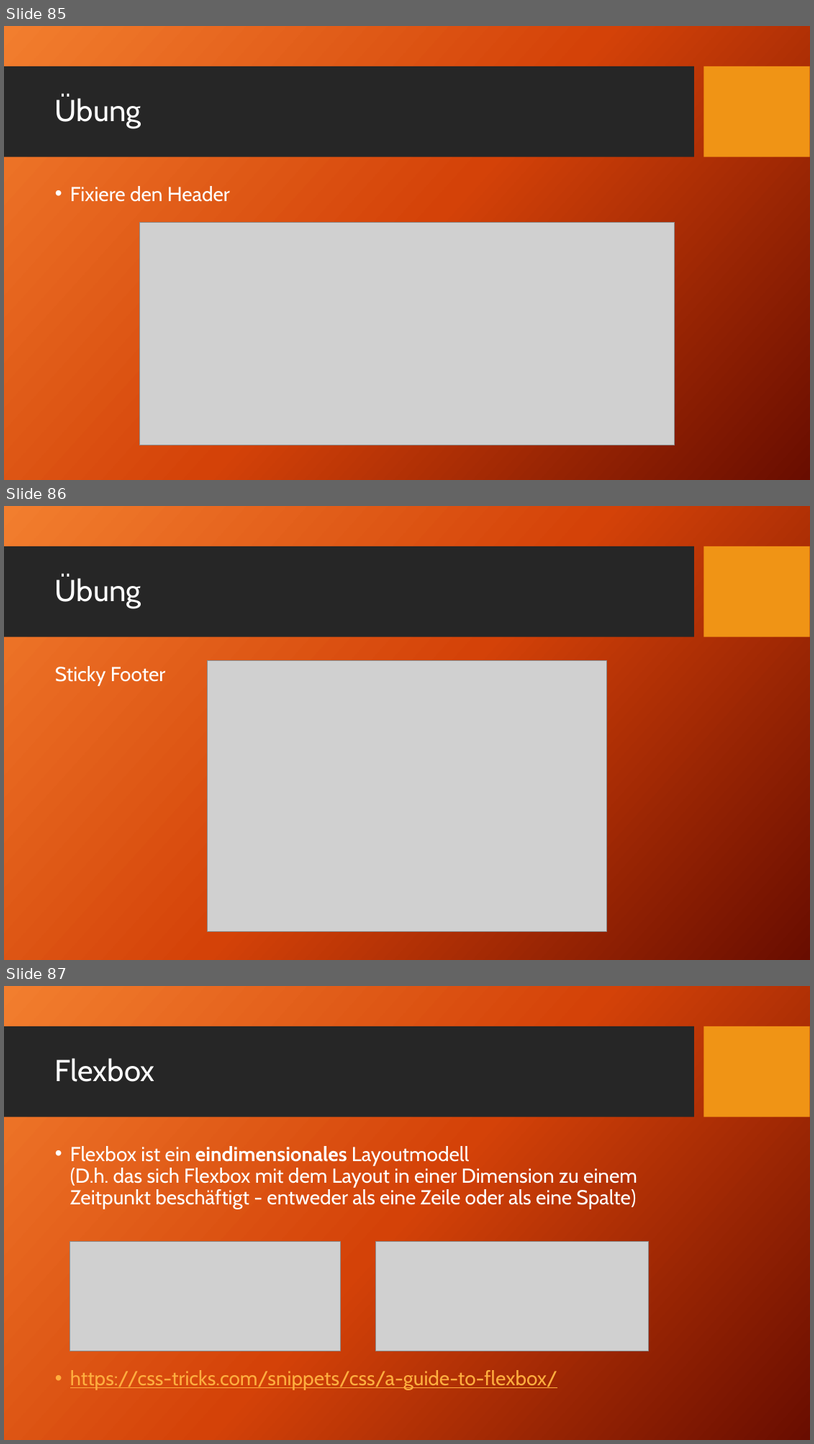
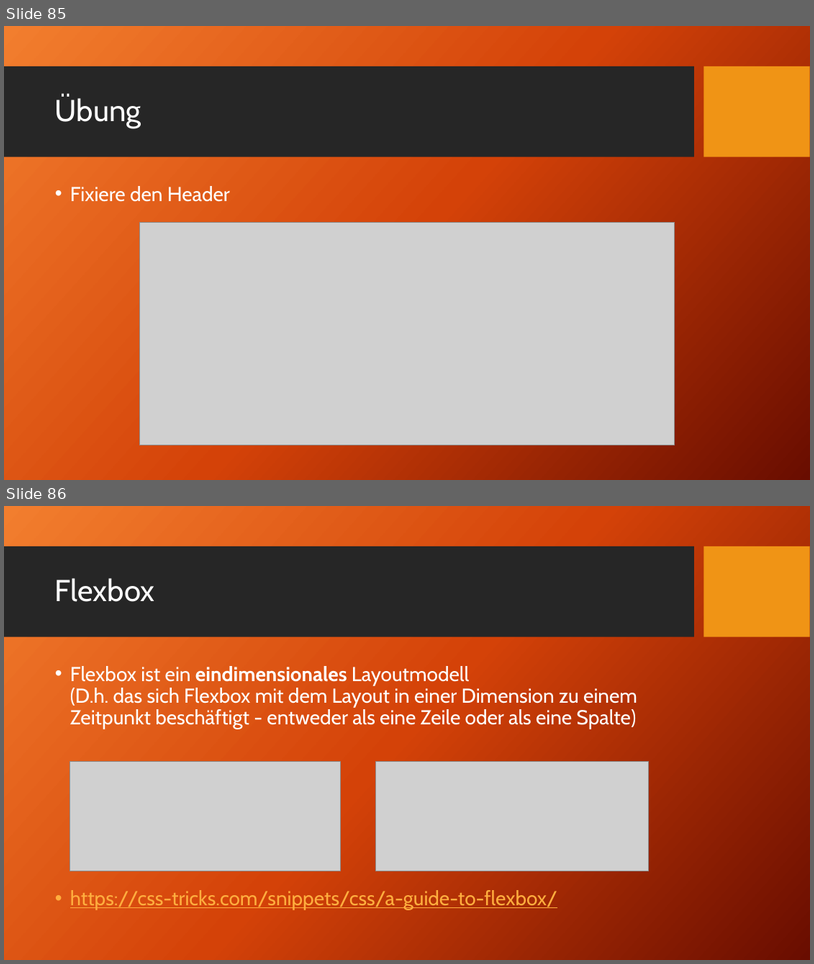
Before and after one commit to TomFrey/htmlCssBasicUebungen, a slide deck: html Schulung.pptx. Shown one above the other, each under a label of ours: slides 85, 86 and 87 before the commit, slides 85 and 86 after it. The pictures are 814x1444 and 814x964 pixels, drawn with LibreOffice and Linux fonts; fonts in the diff are those of the drawing; grey boxes stand for pictures; background and template pictures are left out. Boxes give left, top, right and bottom in pixels: in the first picture for what was removed or moved away, otherwise in the second. Text is boxed around its words. In the diff, an @@ line names an element or a change of style, - is before the commit and + after.

Commit message:
Übung hinzugefügt, Formular gestylt.

```diff
--- a/html Schulung.pptx
+++ b/html Schulung.pptx
@@ slide 86 removed at (4,506,810,960), background picture (left out); not listed: 2 template elements that a slide beside it also shows @@
@@ title removed at (55,576,142,608) @@
-Übung
@@ text removed at (55,666,166,685) @@
-Sticky Footer
@@ picture removed at (208,661,607,932) @@
@@ what was slide 87 is now slide 86 @@
```
Also in this commit, not shown: 1 slide changed, 1 slide added, 5 other files.
